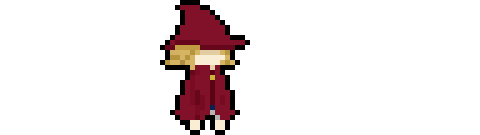
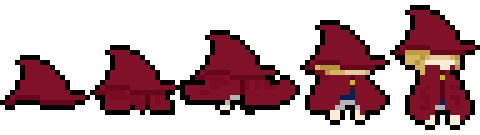
Revision of a layered 480×135 image; what changed, layer by layer:
added group "respawn" with 5 layers above "base" over [0, 5, 480, 130]
added layer "5" in group "respawn" over [390, 5, 480, 130]
added layer "4" in group "respawn" over [300, 20, 390, 125]
added layer "3" in group "respawn" over [180, 30, 300, 115]
added layer "2" in group "respawn" over [90, 45, 180, 115]
added layer "1" in group "respawn" over [0, 55, 90, 110]
hid "base" over [160, 0, 250, 135]
